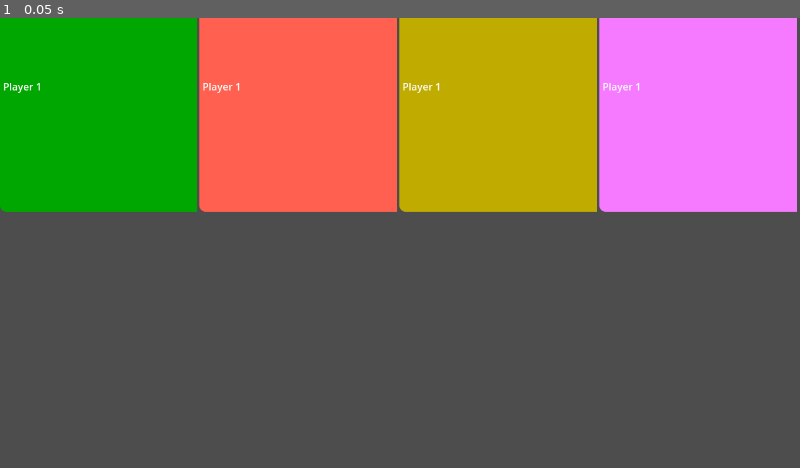
Above: before the commit, frame 1.
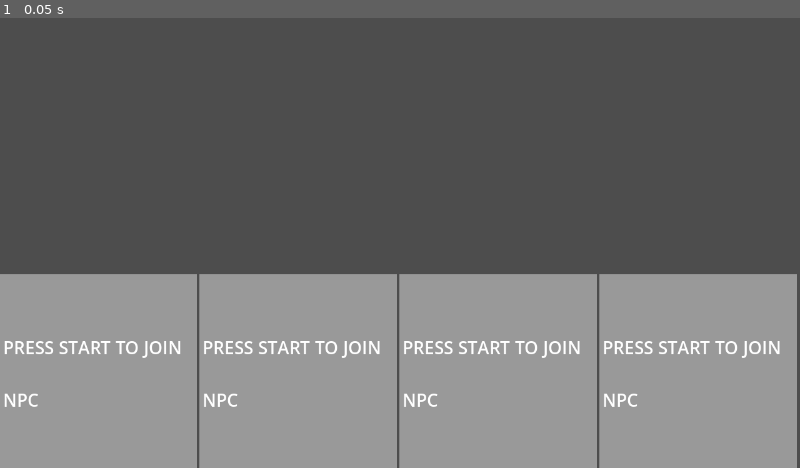
Above: after the commit, the same moment.

Repository: louiidev/ggj24_sumo
Game: Godot game, scene res://Scenes/Lobby.tscn
Same seed, same stepped clock (60 frames per second), same inputs: the game is played once before the commit and once after it. This scene is started directly instead of the project's main scene.
Inputs:
- Up to frame 1 (0.05 s): no input

The runs differ from the first frame. In frame 1, 85% of the frame differs, in the area x 0-100%, y 0-100%.

Commit message:
lobby updates

Diff:
--- a/Scenes/Lobby.tscn
+++ b/Scenes/Lobby.tscn
@@ -16,9 +16,10 @@
 custom_minimum_size = Vector2(100, 100)
 layout_direction = 2
 layout_mode = 0
+offset_top = 410.0
 offset_right = 1275.0
-offset_bottom = 310.0
-alignment = 1
+offset_bottom = 720.0
+alignment = 2
 
 [node name="Panel" parent="UI/PlayerSelectContainer" instance=ExtResource("2_7tlp3")]
 visible = false
--- a/Scenes/PlayerSelectItem.tscn
+++ b/Scenes/PlayerSelectItem.tscn
@@ -21,4 +21,7 @@
 offset_top = 98.0
 offset_right = 67.0
 offset_bottom = 121.0
-text = "Player 1"
+theme_override_font_sizes/font_size = 28
+text = "PRESS START TO JOIN
+
+NPC"
--- a/Scripts/LobbyController.gd
+++ b/Scripts/LobbyController.gd
@@ -2,7 +2,7 @@
 
 enum { PLAYER_1 = 0, PLAYER_2 = 1, PLAYER_3 = 2, PLAYER_4 = 3}
 
-var players_joined: Array[bool] = [false, false, false, false]
+var player_panels: Array[Panel] = [null, null, null, null]
 var player_select_item = preload("res://Scenes/PlayerSelectItem.tscn")
 
 @onready var UI: Control = $UI
@@ -14,13 +14,11 @@
 # Called when the node enters the scene tree for the first time.
 func _ready():
 	Input.connect("joy_connection_changed", _joy_connection_changed)
-
-	for i in players_joined.size():
+	for i in player_panels.size():
 		var node: Panel = player_select_item.instantiate()
 		if is_instance_valid(node):
-			node.player_connected(game_globals.playerColors[i])
-			PlayerSelectContainer.add_child(node)
-	 # Replace with function body.
+			player_panels[i] = node;
+			PlayerSelectContainer.add_child(player_panels[i])
 
 
 # Called every frame. 'delta' is the elapsed time since the previous frame.
@@ -29,24 +27,16 @@
 
 
 func join_player(device: int):
-	players_joined[device] = true
 	on_player_connected.emit(device)
-
+	player_panels[device].player_connected(game_globals.playerColors[device], device)
 
 func handle_controller_input():
-	for i in players_joined.size():
-		var player = players_joined[i]
-		if not player:
-			if Input.is_joy_known(i) and Input.is_joy_button_pressed(i, JOY_BUTTON_START):
-				join_player(i)
+	for i in player_panels.size():
+		if Input.is_joy_known(i) and Input.is_joy_button_pressed(i, JOY_BUTTON_START):
+			join_player(i)
 
 func _joy_connection_changed(device: int, connected: bool):
 	print(str(device)+" "+str(connected))
-	#if connected:
-		#spawn_player(device)
-	#else:
-		#despawn_player(device)
-	#pass
 
 
 #func despawn_player(device: int):
--- a/Scripts/PlayerSelectItem.gd
+++ b/Scripts/PlayerSelectItem.gd
@@ -3,13 +3,11 @@
 
 #var device_id: int = 0;
 
+@onready var label: Label = $Label
 
-
-func player_connected(color: String):
+func player_connected(color: String, device_id: int):
 	var stylebox = StyleBoxFlat.new();
-	#theme.bg_color = color;
-	#print(theme.bg_color)
-	#set_theme(theme)
 	stylebox.bg_color = Color.from_string(color, Color.BLACK)
 	stylebox.corner_radius_bottom_left = 10
 	self.add_theme_stylebox_override("panel", stylebox)
+	label.text = "Player " + str(device_id + 1)
